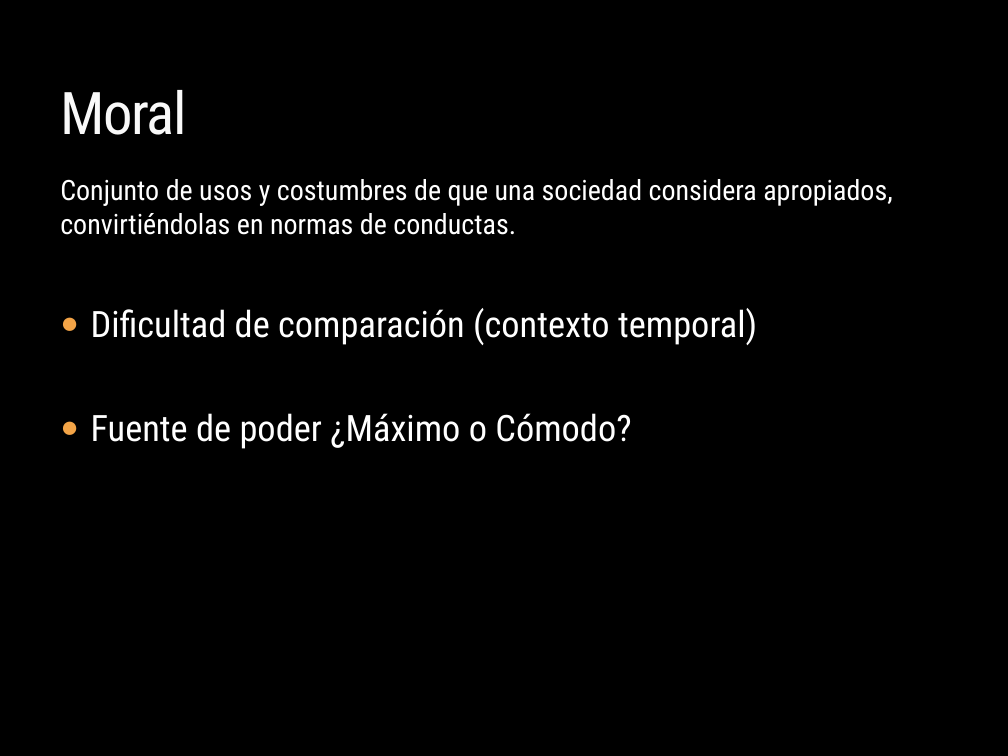
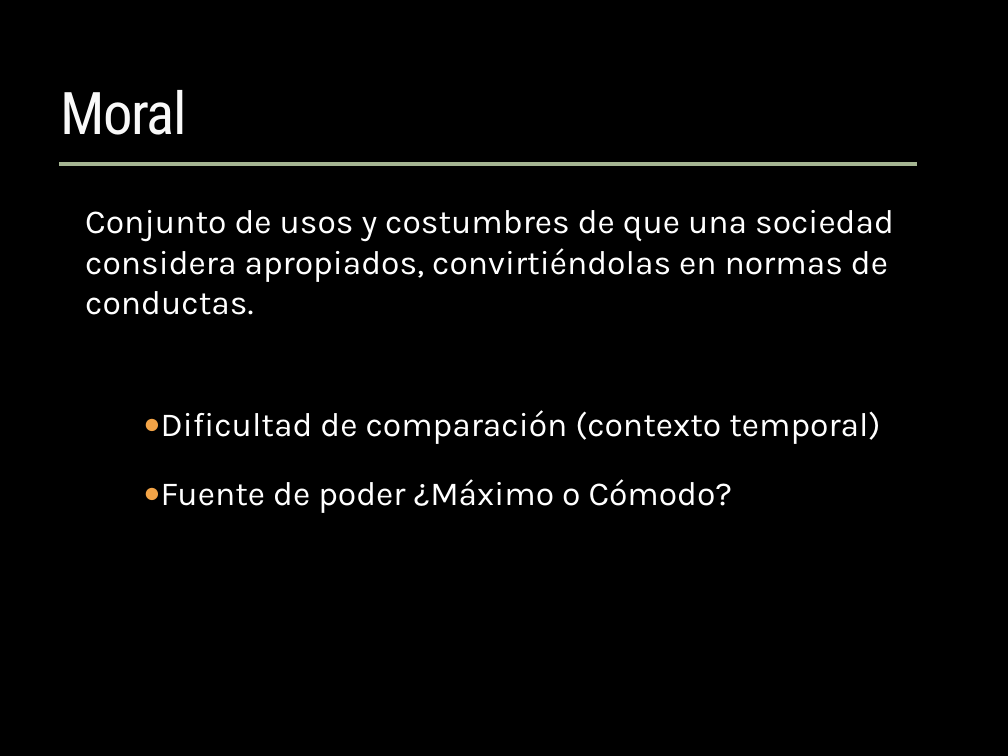
Before and after one commit to carlamadeo/proyectosfacultad, a slide deck: slide 7 of Administracion Gerencial/TP - Gladiator.pptx. Drawn at 1008x756 pixels with LibreOffice and Linux fonts; fonts in the diff are those of the drawing; background and template pictures are left out. Boxes give left, top, right and bottom in pixels: in the first picture for what was removed or moved away, otherwise in the second. Text is boxed around its words. In the diff, an @@ line names an element or a change of style, - is before the commit and + after.

```diff
--- a/Administracion Gerencial/TP - Gladiator.pptx
+++ b/Administracion Gerencial/TP - Gladiator.pptx
@@ line added from (59, 163) to (916, 163), #A5B592 3 pt @@
@@ text at [60,179,893,235]: paragraph removed @@
-Conjunto de usos y costumbres de que una sociedad considera apropiados, convirtiéndolas en normas de conductas.
@@ text added at [85,210,894,315], 24 pt, text #FFFFFF @@
+Conjunto de usos y costumbres de que una sociedad considera apropiados, convirtiéndolas en normas de conductas.
@@ text "Dificultad de comparación (contexto temporal)": place and size @@
-text "Dificultad de comparación (contexto temporal)" at [60,179,893,449]
+text "Dificultad de comparación (contexto temporal)" at [161,410,880,513]
@@ text "Dificultad de comparación (contexto temporal)" at [161,410,880,513]: size 26 to 24 pt, font Roboto Condensed to Karla; indent changed; line spacing 1 to 1.5 @@
```
Also in this commit, not shown: 7 other slides changed, 1 slide added, 1 slide removed, 1 other file.
